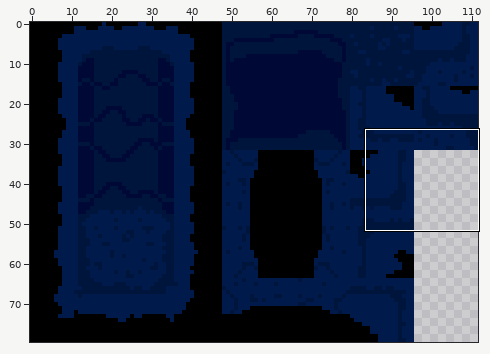
File history of a pixel-art file, assets/aseprite/cave_tileset.aseprite. The first picture is a wide view before the edit; the outline marks the close-up.
Close-up. Before:
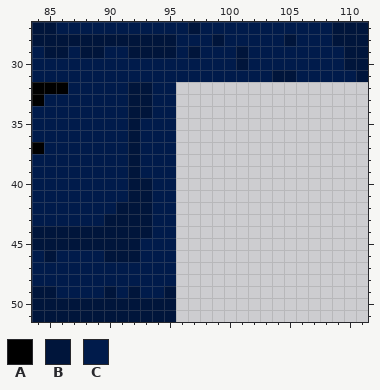
112x80 pixels, 1 frame. Shown: x 84..111, y 27..51.
Palette (. is transparent): A #000000  B #00153b  C #001b4b
Pixels before, first column x 84:
27 BBCCCCCCCCCCCBCCCCCCCCCCCBBB
28 BBBBBBBBBBBBCCCBCCCCCBCCCBBB
29 CBBCBBCCBBBBCBCCCBCCCCCCCCBB
30 CCCCCCCCCCCCCCCCCBCCCCCCCCBB
31 CCCCCCCCCCCCCCCCCCCCBBCCCCCB
32 AAACCCCCBBCC................
33 ACCCCCCCBBCC................
34 CCCCCCCCBBCC................
35 CCCCCCCCBCCC................
36 CCCCCCCCBCCC................
37 ACCCCCCCBCCC................
38 CCCCCCCCBCCC................
39 CCCCCCCCBCCC................
40 CCCCCCCCBBCC................
41 CCCCCCCCBBCC................
42 CCCCCCCBBBCC................
43 CCCCCCBBBBCC................
44 BBBBBBBBBBCC................
45 BBBBBBBBBCCC................
46 CBCCCCBBBCCC................
47 CCCCCCCCCCCC................
48 CCCCCCCCCCCC................
49 BBCCCCBCBCCB................
50 BBBBBBBBBBBB................
51 BBBBBBBBBBBB................
Once edited:
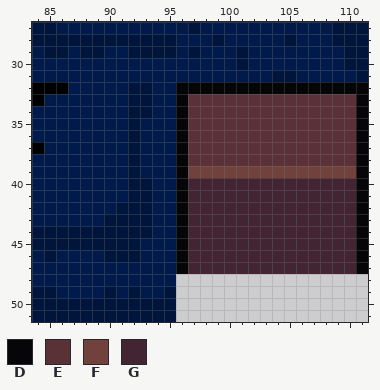
Colours new in this view: D #060608  E #5b3138  F #71413b  G #422433
Diff:
y 32: x 96..111 ................ -> DDDDDDDDDDDDDDDD
y 33..38: x 96..111 ................ -> DEEEEEEEEEEEEEED
y 39: x 96..111 ................ -> DFFFFFFFFFFFFFFD
y 40..47: x 96..111 ................ -> DGGGGGGGGGGGGGGD
Where, in picture pixels (left, top, right, bottom), the same in both close-ups:
added: (176, 82, 368, 274)
